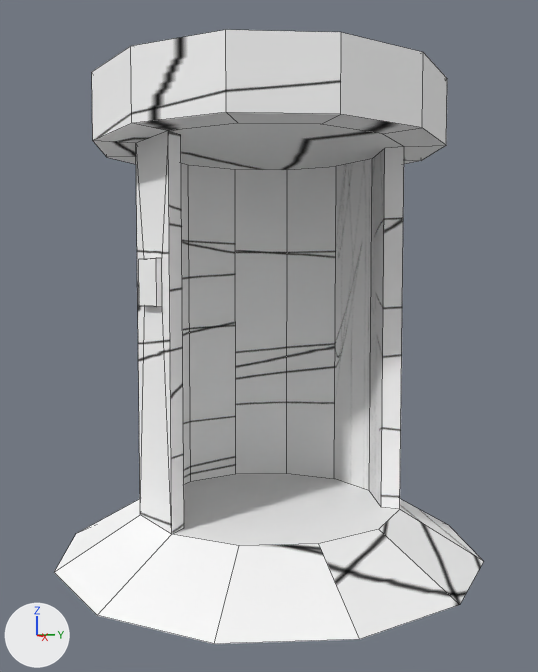
A saved change to the Blender file models/UNCOMPILED/chamber.blend.
Camera for both pictures: a camera (50 mm lens) standing at (5.4, -1.84, 1.85) and looking at (0.01, 0.0, 1.47). Lighting does not change. The marker at lower left points along +X, +Y and +Z. Mesh edges are drawn as thin lines.

Names of what the first picture shows: 'chamber'.
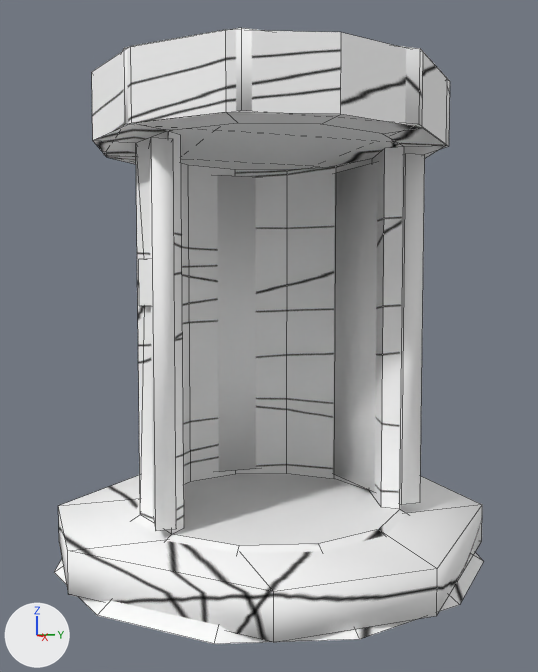
Where the newer file only moved an object's origin or applied its transform, the numbers keep the older frame.

Location of each change, [x1, y1, x2, y2] in pixels of the pictures (538 x 672 px):
```json
{"object": "chamber_physics", "change": "shown", "after": [58, 28, 482, 642]}
{"part": 2, "of": "me_cylinder", "change": "surface changed", "before": [54, 30, 484, 644], "after": [54, 30, 484, 644], "on screen": "white to grey"}
```

Scene script edits in JSON lines:
```json
{"block": "me_cube", "where": "me_cube.from_pydata(...)  # 76 vertices, 76 faces; spans x -1.54..1.6, y -1.6..1.53, z -3.48..0.0"}
{"block": "me_cube", "where": "# used by ob_chamber_physics; location = (-0.039, 0.053, 3.338)"}
{"block": "me_cube", "change": "me_cube part 1: the whole mesh is moved by (0.0, 0.02, 0.01)"}
{"block": "me_cylinder", "where": "me_cylinder.from_pydata(...)  # 98 vertices, 90 faces, 2 loose edges; spans x -1.6..1.7, y -1.7..1.6, z -19.8..0.0"}
{"block": "me_cylinder", "where": "# used by ob_chamber; location = (-0.039, 0.053, 3.338); scale = (1.0, 1.0, 0.178)"}
{"block": "me_cylinder", "change": "me_cylinder part 2: texture (UV) coordinates of 90 of 90 faces, centred in x -1.2..1.3, y -1.3..1.2, z -19.8..0.0, changed; they spanned u 0.0..0.94, v 0.0..0.98 and now span u 0.02..0.94, v 0.02..0.98"}
{"op": "remove", "block": "ob_chamber_physics", "code": "ob_chamber_physics.hide_viewport = True"}
{"op": "set", "path": "ob_chamber_physics.location", "old": "(-0.039, 0.053, 3.338)", "new": "(-0.037, 0.032, 3.331)"}
```
